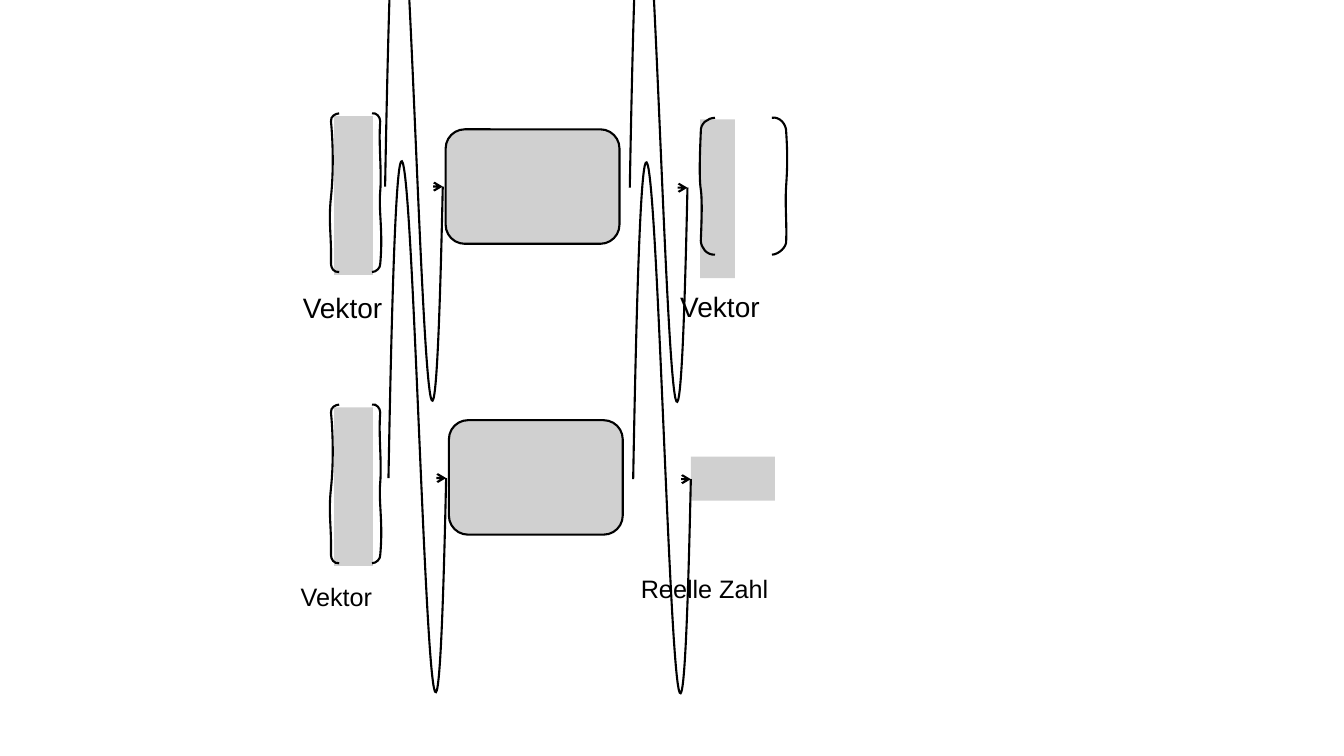
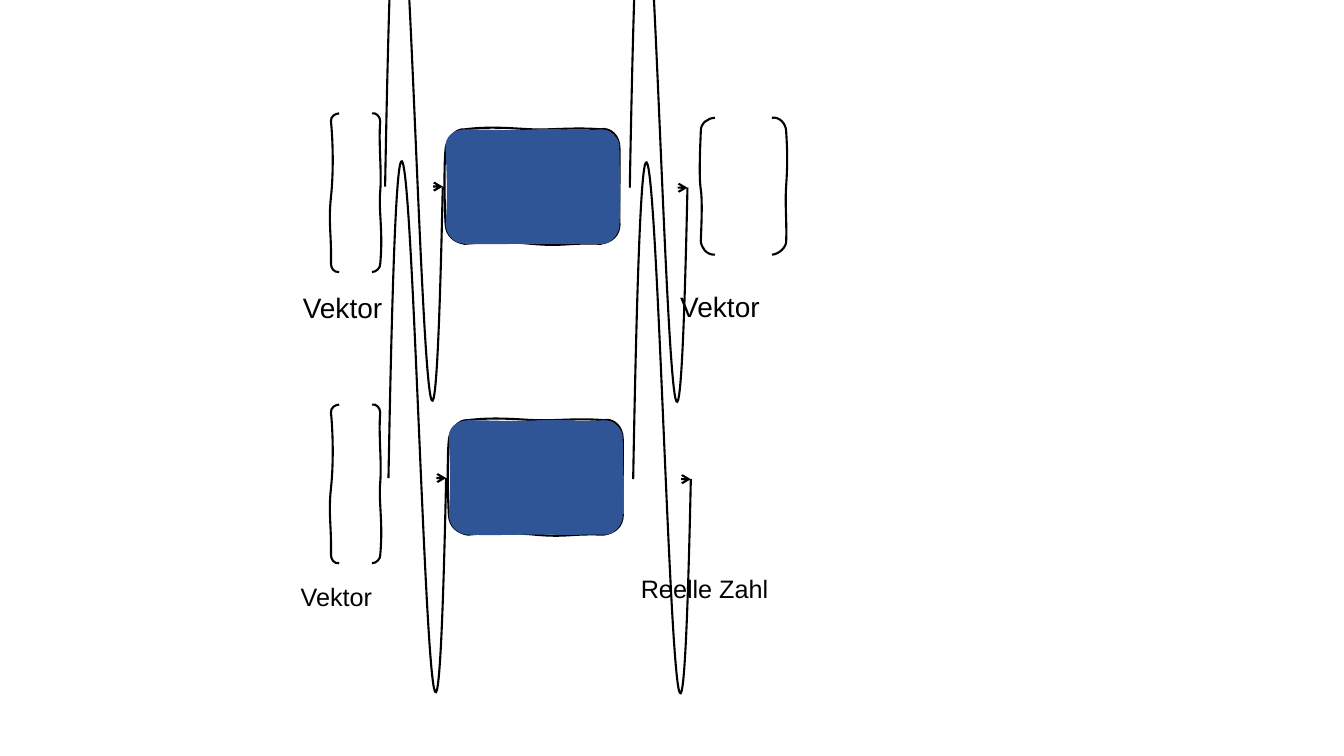
Before and after one commit to djanka2/oms-skript, a slide deck: slide 1 of sketches.pptx. Drawn at 1344x756 pixels with LibreOffice and Linux fonts; fonts in the diff are those of the drawing; grey boxes stand for pictures. Boxes give left, top, right and bottom in pixels: in the first picture for what was removed or moved away, otherwise in the second. Text is boxed around its words. In the diff, an @@ line names an element or a change of style, - is before the commit and + after.

```diff
--- a/sketches.pptx
+++ b/sketches.pptx
@@ picture removed at bbox=[334, 116, 373, 274] @@
@@ picture removed at bbox=[446, 129, 619, 244] @@
@@ freeform shape added at bbox=[446, 129, 619, 244], fill #2F5597, outline #000000 1.5 pt @@
@@ picture removed at bbox=[701, 120, 735, 278] @@
@@ picture removed at bbox=[334, 407, 373, 566] @@
@@ picture removed at bbox=[449, 420, 622, 535] @@
@@ freeform shape added at bbox=[449, 420, 622, 535], fill #2F5597, outline #000000 1.5 pt @@
@@ picture removed at bbox=[691, 457, 775, 501] @@
```
Also in this commit, not shown: 12 other slides changed, 4 slides added, 22 other files.
